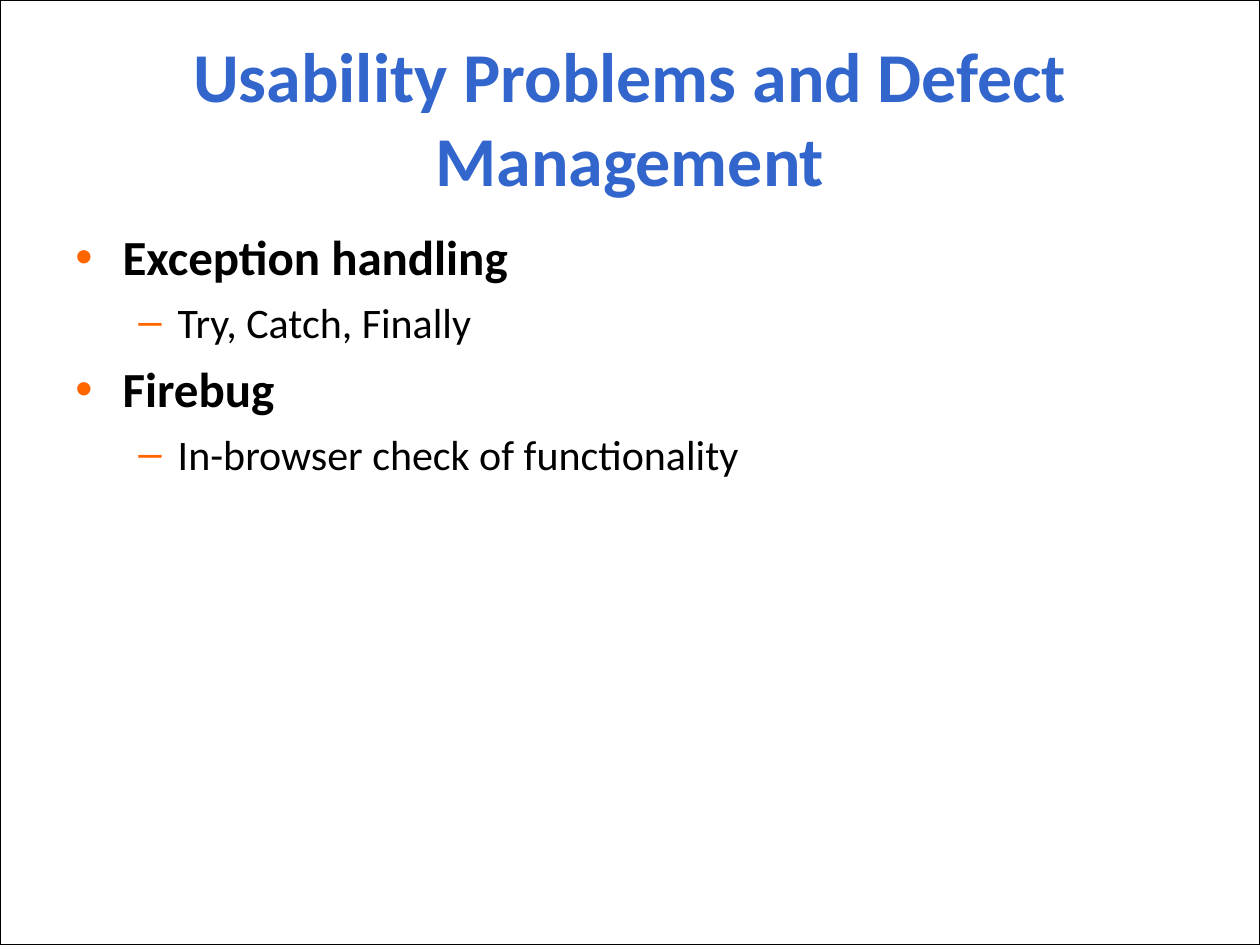
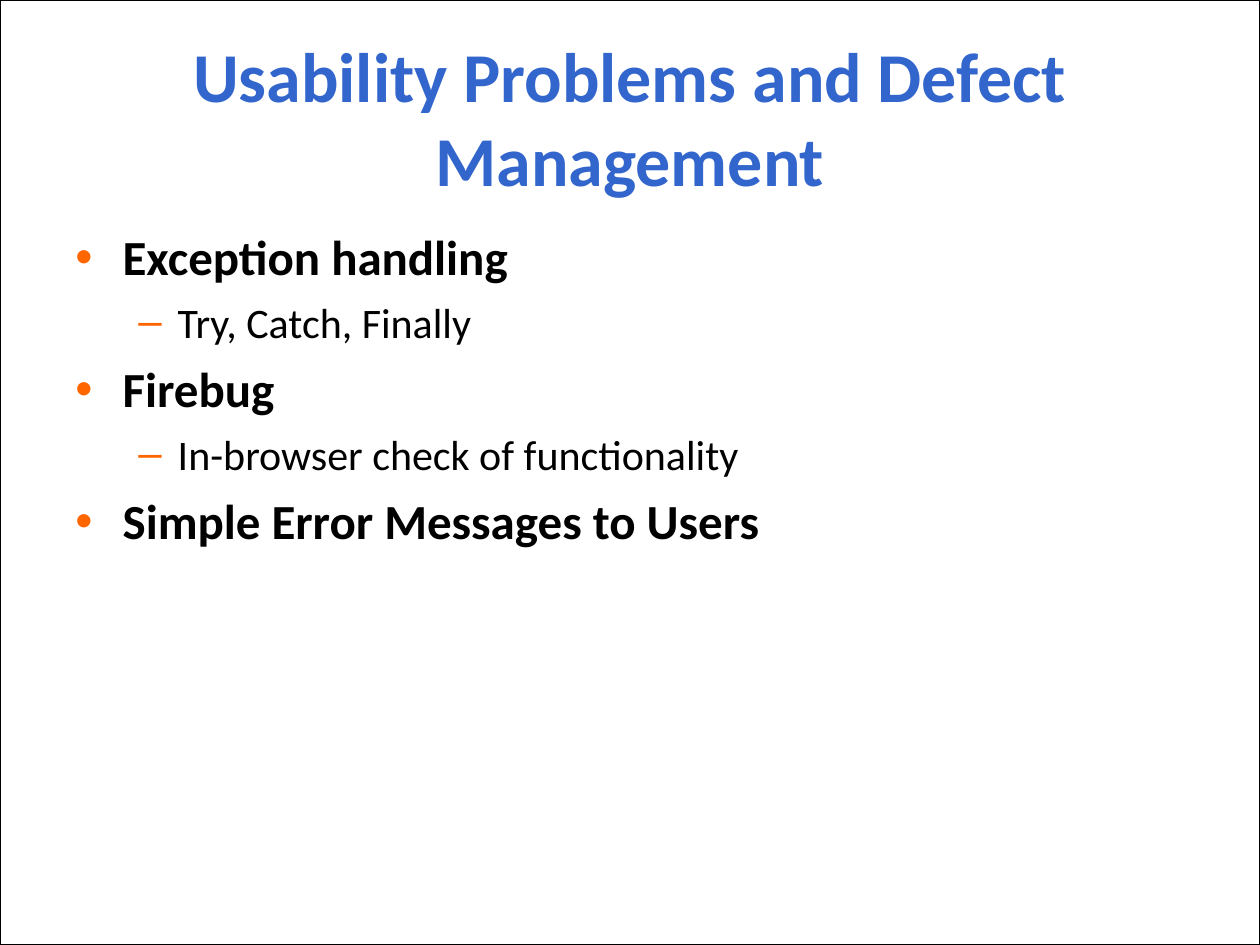
Before and after one commit to aajackson/Creepers, a slide deck: slide 12 of Documentation/MyFavs Presentation.ppt. Drawn at 1260x945 pixels with LibreOffice and Linux fonts; fonts in the diff are those of the drawing; background and template pictures are left out. Boxes give left, top, right and bottom in pixels: in the first picture for what was removed or moved away, otherwise in the second. Text is boxed around its words. In the diff, an @@ line names an element or a change of style, - is before the commit and + after.

```diff
--- a/Documentation/MyFavs Presentation.ppt
+++ b/Documentation/MyFavs Presentation.ppt
@@ text at (123,504,759,548): paragraph added @@
+• Simple Error Messages to Users
```
Also in this commit, not shown: 3 other slides changed, 1 other file.
